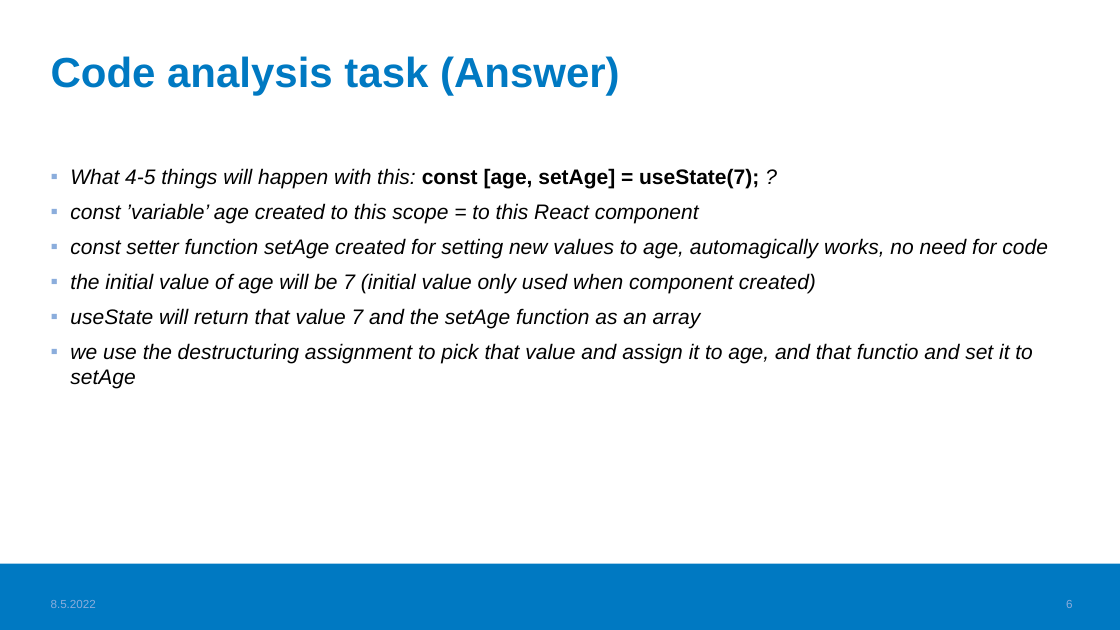
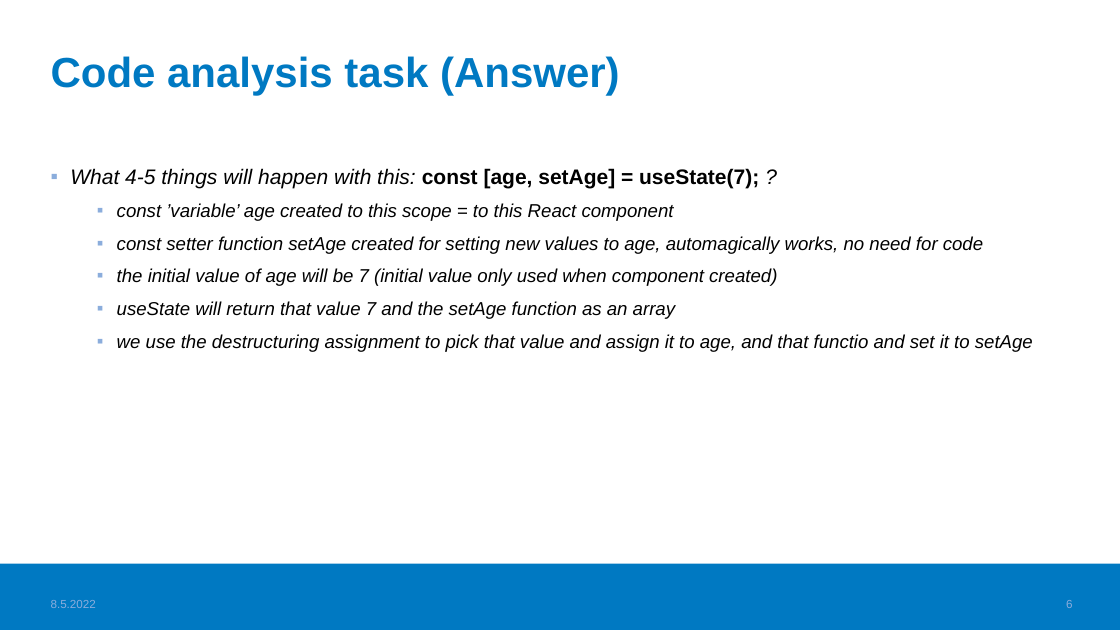
Before and after one commit to valju/docs_frontend_design, a slide deck: slide 6 of FrontendStuff_ForExam.pptx. Drawn at 1120x630 pixels with LibreOffice and Linux fonts; fonts in the diff are those of the drawing; background and template pictures are left out. Boxes give left, top, right and bottom in pixels: in the first picture for what was removed or moved away, otherwise in the second. Text is boxed around its words. In the diff, an @@ line names an element or a change of style, - is before the commit and + after.

```diff
--- a/FrontendStuff_ForExam.pptx
+++ b/FrontendStuff_ForExam.pptx
@@ text at [117,203,1033,352]: size 18 to 16 pt in "const ’variable’ age created to this scope ...", "const setter function setAge created for setting ...", "the initial value of age will be ...", "useState will return that value 7 and ..." and 1 more places; list level 1 to 2 in "const ’variable’ age created to ..."; line spacing 22pt to 20pt; list level 1 to 2 in "const setter function setAge created ..."; list level 1 to 2 in "the initial value of age ..."; list level 1 to 2 in "useState will return that value ..."; list level 1 to 2 in "we use the destructuring assignment ..." @@
```
Also in this commit, not shown: 5 other slides changed, 1 slide added, 1 other file.
